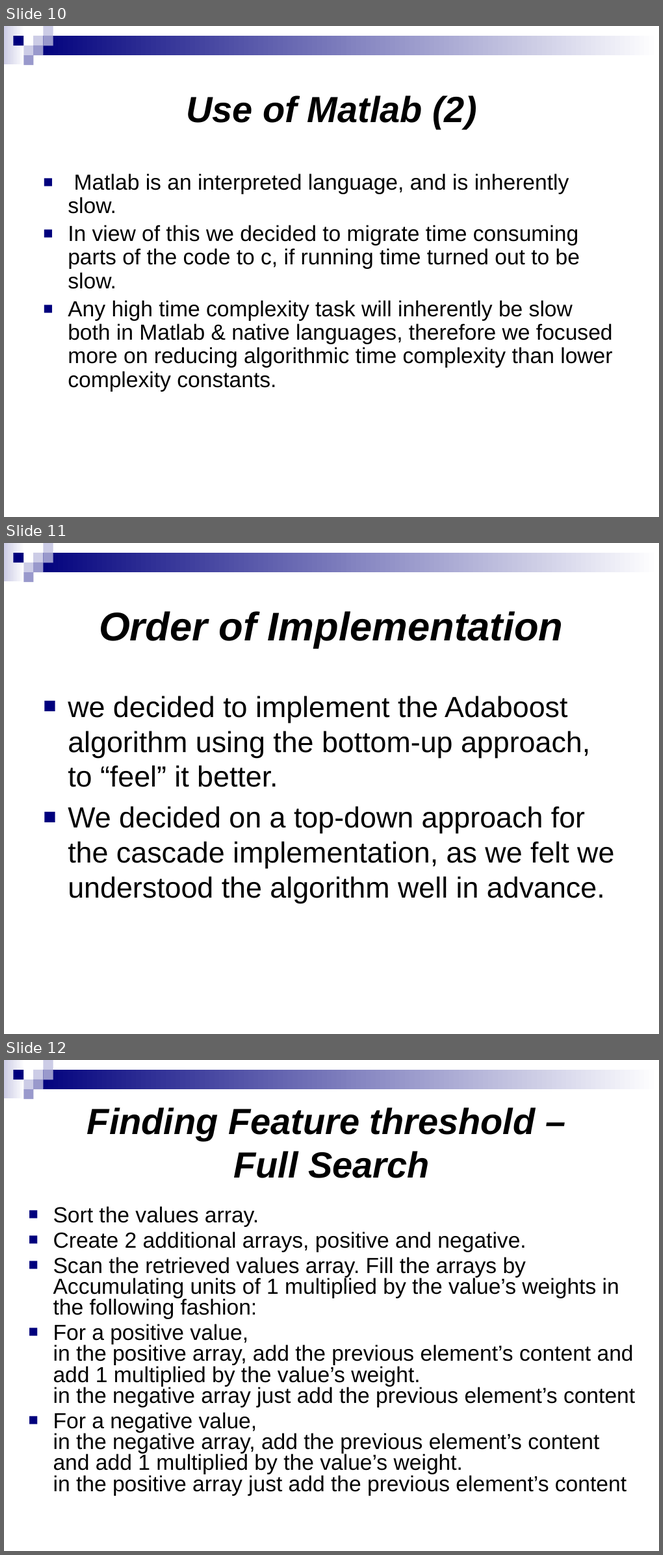
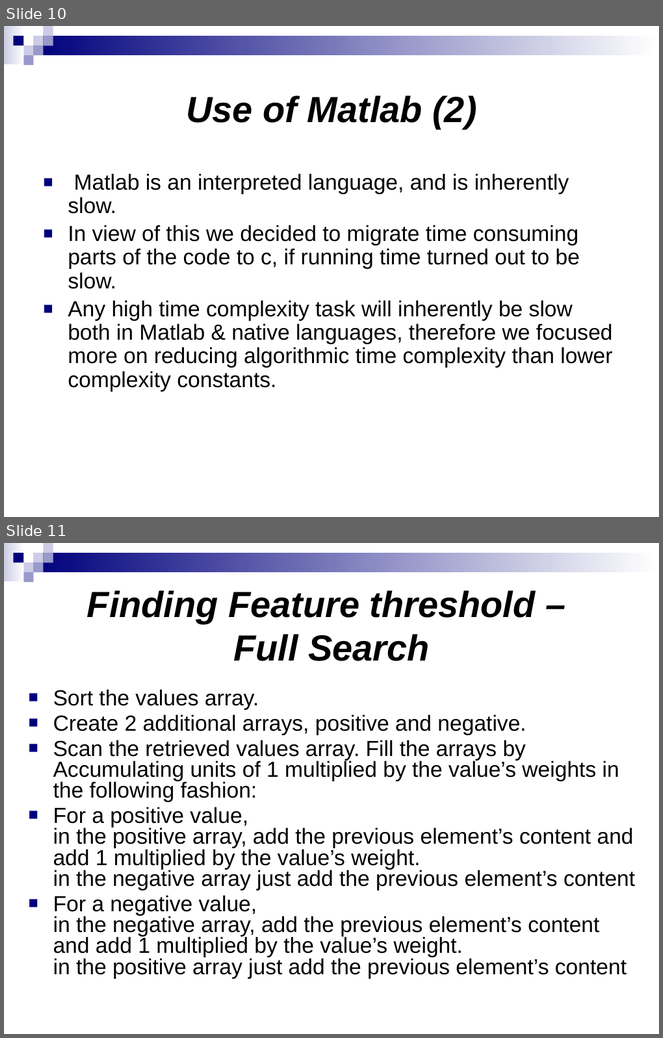
Before and after one commit to daniel769/Robust-real-time-face-detection, a slide deck: ProjectPresentation.pptx. Shown one above the other, each under a label of ours: slides 10, 11 and 12 before the commit, slides 10 and 11 after it. The pictures are 663x1555 and 663x1038 pixels, drawn with LibreOffice and Linux fonts; fonts in the diff are those of the drawing. Boxes give left, top, right and bottom in pixels: in the first picture for what was removed or moved away, otherwise in the second. Text is boxed around its words. In the diff, an @@ line names an element or a change of style, - is before the commit and + after.

```diff
--- a/ProjectPresentation.pptx
+++ b/ProjectPresentation.pptx
@@ slide 11 removed at <box>4,543,659,1034</box>, background #FFFFFF; not listed: 9 template elements that a slide beside it also shows @@
@@ title removed at <box>99,611,564,648</box> @@
-Order of Implementation
@@ text removed at <box>68,696,614,904</box> @@
-■ we decided to implement the Adaboost algorithm using the bottom-up approach, to “feel” it better.
-■ We decided on a top-down approach for the cascade implementation, as we felt we understood the algorithm well in advance.
@@ what was slide 12 is now slide 11 @@
```
Also in this commit, not shown: 1 slide added, 1 other slide removed, 5 other files.
